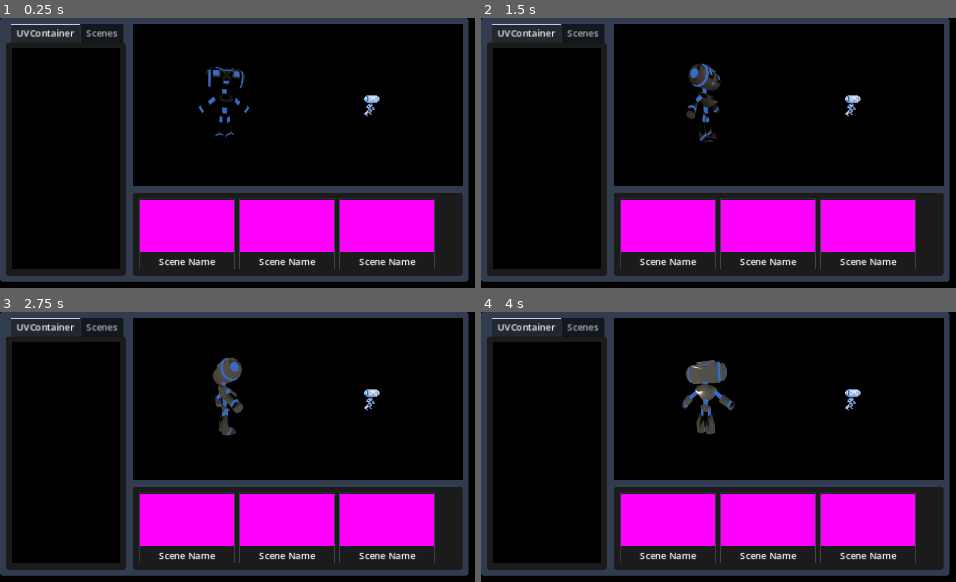
Above: before the commit, frames 1-4 (two rows, left to right).
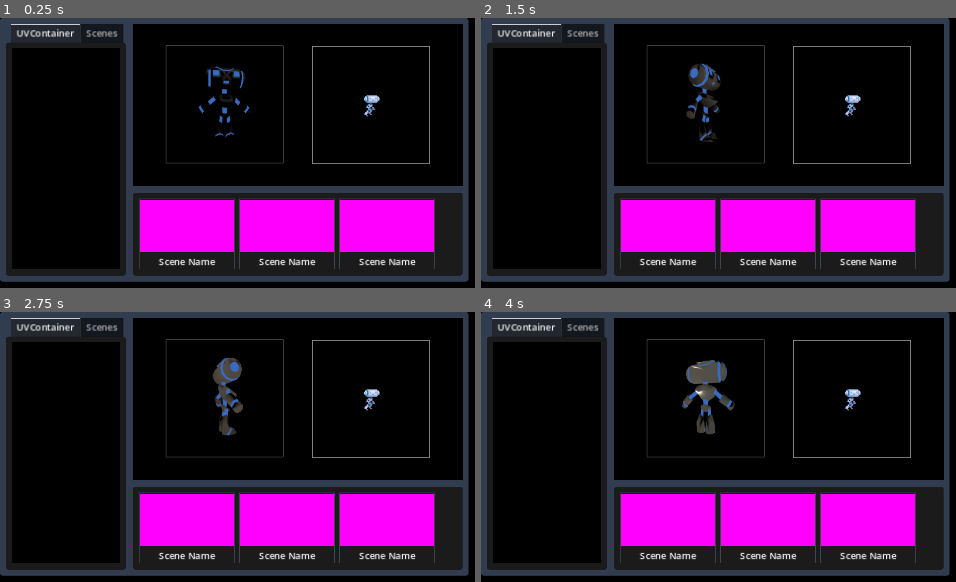
Above: after the commit, the same moments.

Repository: stringyWingy/gd_projection_mapper
Game: Godot game, scene res://window_editor.tscn
The game is run twice, just before and just after one commit, with the same random seed, the same clock (stepped at 60 frames per second) and the same inputs.
Inputs (mouse positions are in pixels of both pictures, inside the frame that each line leads up to):
- Up to frame 1 (0.25 s): no input
- Up to frame 2 (1.5 s): tap Enter at 0.5 s; move the mouse to (outside the picture) at 0.52 s; hold G (grab) 0.53-1.25 s; click (outside the picture) at 0.67 s; drag from (723, 266) to (outside the picture) at 1.27 s
- Up to frame 3 (2.75 s): tap Space at 2 s; move the mouse to (outside the picture) at 2.02 s; hold G (grab) from 2.03 s (still down); click (outside the picture) at 2.17 s
- Up to frame 4 (4 s): release G (grab) at 2.75 s; drag from (outside the picture) to (642, 468) at 2.77 s; move the mouse to (outside the picture) at 3.52 s; press the mouse at (outside the picture) at 3.53 s; tap G (grab) at 3.8 s

The runs differ from the first frame. In frame 1, 0.7% of the frame differs, in the area x 34-91%, y 10-55%; in frame 2, 0.7%; in frame 3, 0.7%; in frame 4, 0.7%.

Commit message:
added outline highlighter to projection quads editor will now prioritize selecting vertexes from a currently selected face over selecting a new face if both are clicked

Diff:
--- a/clickable_poly2D.gd
+++ b/clickable_poly2D.gd
@@ -17,10 +17,6 @@
 func _ready():
 	unhighlight()
 
-
-# Called every frame. 'delta' is the elapsed time since the previous frame.
-func _process(delta):
-	pass
 
 func _input(event):
 	if !clickable:
--- a/display_world/editor_angel_display_world.gd
+++ b/display_world/editor_angel_display_world.gd
@@ -13,6 +13,12 @@
 var grabbing := false
 var mouse_grab_start_pos := Vector2(0,0)
 var verts_grab_start_pos := PackedVector2Array()
+
+var deferred_face_click := false
+var deferred_face : Node2D
+
+var deferred_vertex_handle_click := false
+var deferred_vertex_handle : Node2D
 
 const grab_fine_scale = 0.5
 
@@ -33,6 +39,36 @@
 
 		for f in selected_faces:
 			f.needs_rebuild = true
+
+	elif deferred_vertex_handle_click:
+		var handle = deferred_vertex_handle
+		print("deferred vertex handle click on %s" % handle.name)
+
+		if Input.is_action_pressed("select_add") or selected_vertices.is_empty():
+			try_select_vertex(handle)
+		elif Input.is_action_pressed("select_sub"):
+			deselect_vertex(handle)
+		else:
+			deselect_all_vertices()
+			try_select_vertex(handle)
+
+	elif deferred_face_click:
+		var face = deferred_face
+		print("deferred face click on %s" % face.name)
+
+		if Input.is_action_pressed("select_add") or selected_faces.is_empty():
+			try_select_face(face)
+		elif Input.is_action_pressed("select_sub"):
+			deselect_face(face)
+		else:
+			if try_select_face(face):
+				deselect_all_faces()
+				try_select_face(face)
+
+	#if we have both deferred clicks, reset so we only handle the vertex click
+	deferred_face_click = false
+	deferred_vertex_handle_click = false
+
 
 
 func _input(event):
@@ -72,6 +108,7 @@
 	if not selected_faces.has(face):
 		selected_faces.append(face)
 		face.clickable_face.highlight()
+		face.outline.highlight()
 		for v in face.handles:
 			try_select_vertex(v)
 			v.set_clickable(true)
@@ -92,6 +129,7 @@
 func deselect_face(face) -> void:
 	selected_faces.erase(face)
 	face.clickable_face.unhighlight()
+	face.outline.unhighlight()
 	for h in face.handles:
 		deselect_vertex(h)
 		h.set_clickable(false)
@@ -139,23 +177,21 @@
 	grabbing = false
 
 #TODO: try deferring these signal responses so we can prioritize an active vertex click over an unselected face click
+
+func defer_face_clicked(face : Node2D) -> void:
+	deferred_face_click = true
+	deferred_face = face
+
+
+
+func defer_vertex_handle_clicked(handle: Node2D) -> void:
+	deferred_vertex_handle_click = true
+	deferred_vertex_handle = handle
+
+
+
 func _on_face_clicked(face : Node2D) -> void:
-	if grabbing: return
-	if Input.is_action_pressed("select_add") or selected_faces.is_empty():
-		try_select_face(face)
-	elif Input.is_action_pressed("select_sub"):
-		deselect_face(face)
-	else:
-		if try_select_face(face):
-			deselect_all_faces()
-			try_select_face(face)
+	defer_face_clicked(face)
 
 func _on_vertex_handle_clicked(handle : Node2D) -> void:
-	if grabbing: return
-	if Input.is_action_pressed("select_add") or selected_vertices.is_empty():
-		try_select_vertex(handle)
-	elif Input.is_action_pressed("select_sub"):
-		deselect_vertex(handle)
-	else:
-		deselect_all_vertices()
-		try_select_vertex(handle)
+	defer_vertex_handle_clicked(handle)
--- /dev/null
+++ b/outliner_2d.gd
@@ -0,0 +1,28 @@
+extends Line2D
+
+enum Behavior {
+	VISIBILITY,
+	COLORTOGGLE
+}
+
+@export var color_highlight : Color
+@export var color_normal : Color
+@export var behavior : Behavior
+
+
+func highlight():
+	if behavior == Behavior.VISIBILITY:
+		self.visible = true
+	if behavior == Behavior.COLORTOGGLE:
+		self.default_color = color_highlight
+
+
+func unhighlight():
+	if behavior == Behavior.VISIBILITY:
+		self.visible = false
+	if behavior == Behavior.COLORTOGGLE:
+		self.default_color = color_normal
+
+
+func _ready():
+	self.unhighlight()
--- a/projection_quad_2d.gd
+++ b/projection_quad_2d.gd
@@ -7,6 +7,7 @@
 
 @onready var clickable_poly2D_script = preload("res://clickable_poly2D.gd")
 @onready var clickable_face : Polygon2D = $clickable_face
+@onready var outline : Line2D = $outline
 
 signal face_clicked
 signal vertex_handle_clicked
@@ -56,6 +57,7 @@
 		h.color_normal = Color("#8f8f8f")
 		h.behavior = h.Behavior.COLORTOGGLE
 		h.set_visibility_layer(2)
+		h.z_index = 69
 		h.set_polygon(
 			PackedVector2Array([
 				Vector2(-8,-8),
@@ -71,6 +73,18 @@
 	handles[3].position = Vector2(start_size.x/2, start_size.y/2) #bot right
 
 
+func init_outline() -> void:
+	outline.color_highlight = Color("#ffff69")
+	outline.color_normal = Color("#8f8f8f")
+	outline.closed = true
+	outline.set_points([
+		handles[0].position,
+		handles[1].position,
+		handles[3].position,
+		handles[2].position
+	])
+
+
 func init_mesh() -> void:
 	uvs.clear()
 	vertices.clear()
@@ -130,6 +144,12 @@
 		handles[3].position,
 		handles[2].position
 	])
+	outline.set_points([
+		handles[0].position,
+		handles[1].position,
+		handles[3].position,
+		handles[2].position
+	])
 
 func rebuild_positions() -> void:
 
@@ -173,6 +193,7 @@
 func _ready():
 
 	init_handles()
+	init_outline()
 	for h in handles:
 		h.set_visible(false)
 		h.set_clickable(false)
--- a/projection_quad_2d.tscn
+++ b/projection_quad_2d.tscn
@@ -1,7 +1,8 @@
-[gd_scene load_steps=4 format=3 uid="uid://g3qon6c7xytj"]
+[gd_scene load_steps=5 format=3 uid="uid://g3qon6c7xytj"]
 
 [ext_resource type="Script" path="res://projection_quad_2d.gd" id="1_0yffn"]
 [ext_resource type="Script" path="res://clickable_poly2D.gd" id="3_op5qt"]
+[ext_resource type="Script" path="res://outliner_2d.gd" id="3_re6rk"]
 
 [sub_resource type="ArrayMesh" id="ArrayMesh_rbku0"]
 _surfaces = [{
@@ -23,11 +24,23 @@
 subdivision_resolution = Vector2(6, 6)
 
 [node name="clickable_face" type="Polygon2D" parent="."]
+visible = false
 visibility_layer = 2
 color = Color(1, 1, 0.411765, 0.196078)
 invert_border = 4.0
 polygon = PackedVector2Array(-100, -100, 100, -100, 100, 100, -100, 100)
 script = ExtResource("3_op5qt")
+
+[node name="outline" type="Line2D" parent="."]
+visibility_layer = 2
+z_index = 69
+points = PackedVector2Array(-100, -100, 100, -100, 100, 100, -100, 100)
+closed = true
+width = 1.0
+script = ExtResource("3_re6rk")
+color_highlight = Color(1, 1, 0.411765, 1)
+color_normal = Color(0.560784, 0.560784, 0.560784, 1)
+behavior = 1
 
 [node name="handle_0" type="Polygon2D" parent="."]
 visible = false
